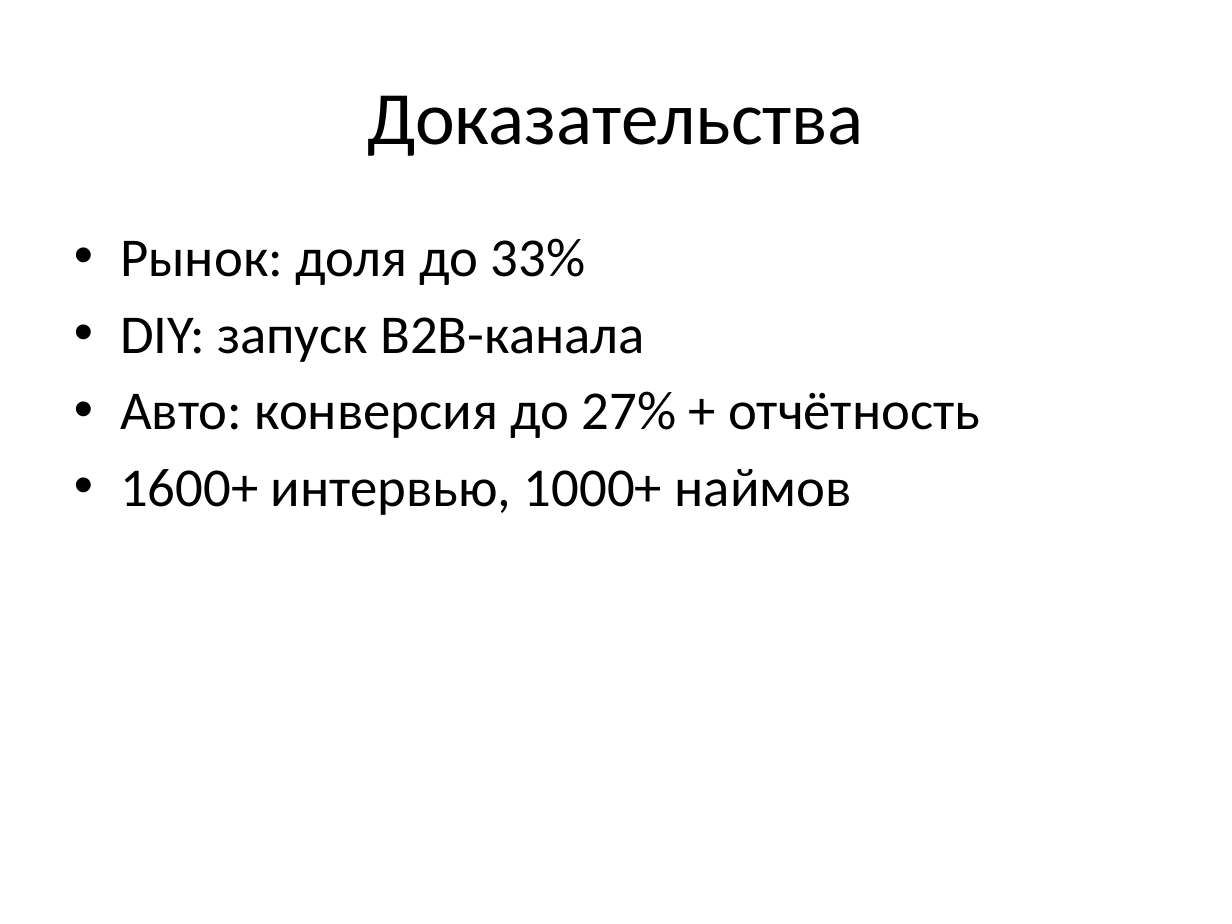
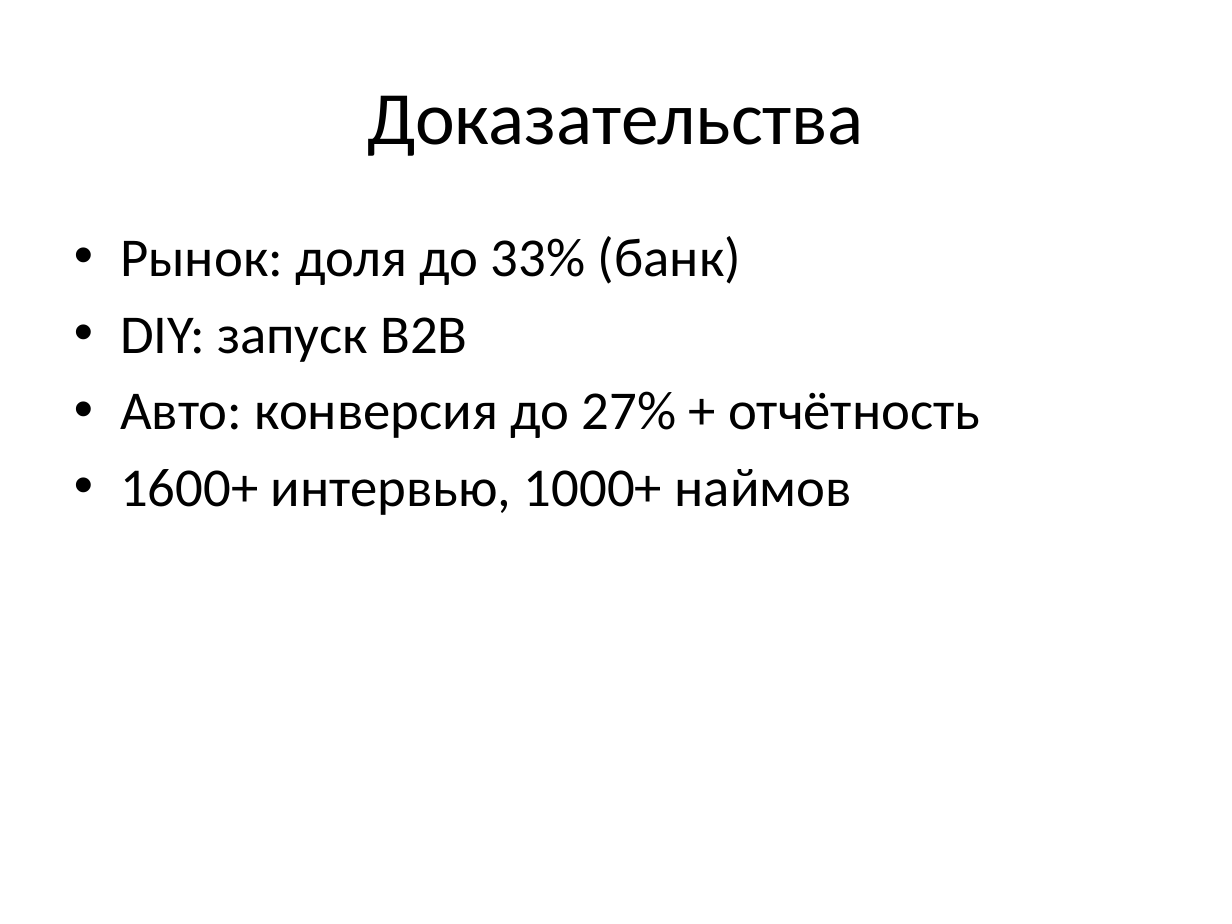
Before and after one commit to Vildia/CFG-consulting, a slide deck: slide 5 of downloads/CFG_PitchDeck.pptx (slide 7 before the commit). Drawn at 1232x924 pixels with LibreOffice and Linux fonts; fonts in the diff are those of the drawing. Boxes give left, top, right and bottom in pixels: in the first picture for what was removed or moved away, otherwise in the second. Text is boxed around its words. In the diff, an @@ line names an element or a change of style, - is before the commit and + after.

```diff
--- a/downloads/CFG_PitchDeck.pptx
+++ b/downloads/CFG_PitchDeck.pptx
@@ text at <box>120,236,741,362</box>: text changed @@
-• Рынок: доля до 33%
-• DIY: запуск B2B-канала
+• Рынок: доля до 33% (банк)
+• DIY: запуск B2B
```
Also in this commit, not shown: 4 other slides changed, 3 slides removed, 5 other files.
